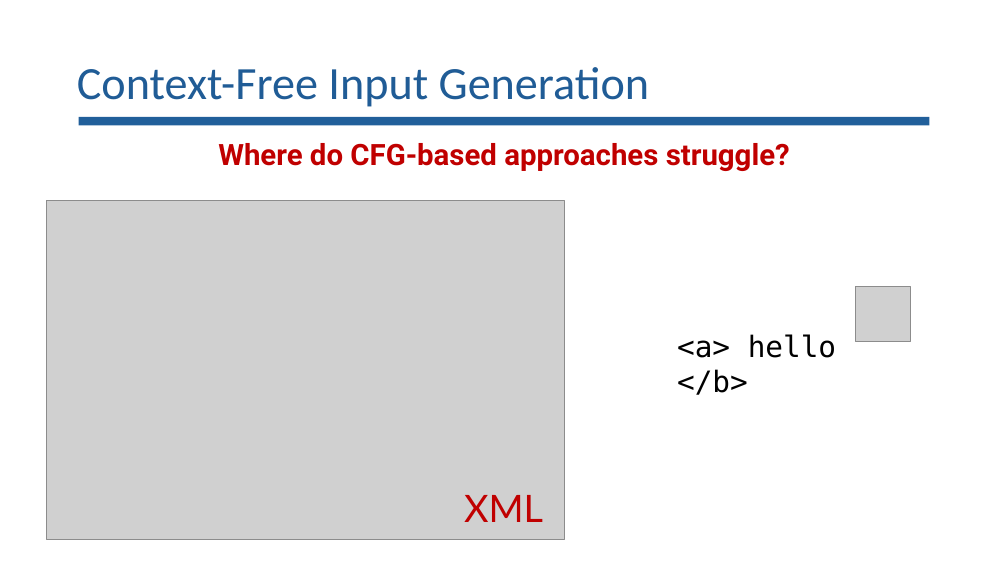
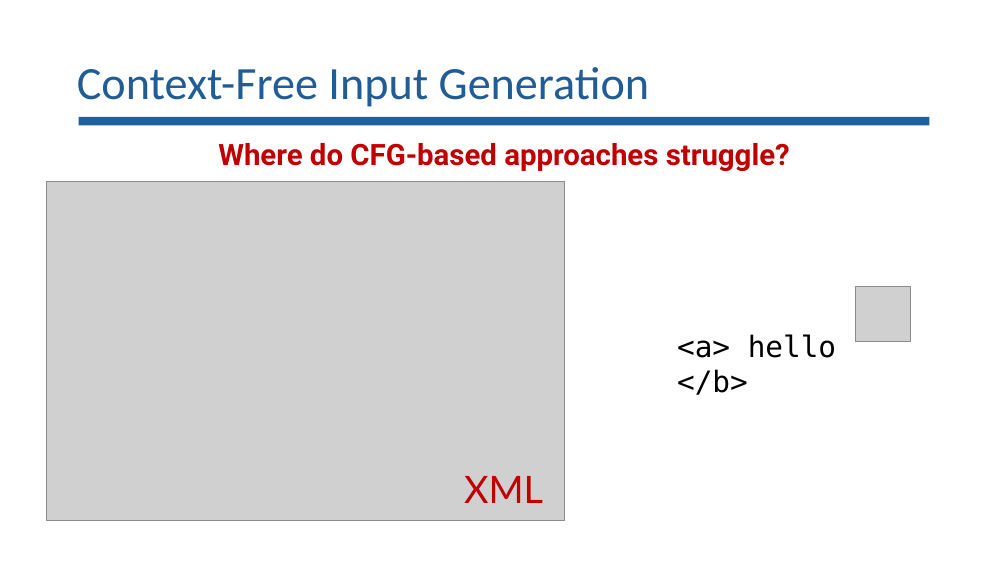
Before and after one commit to lorchrob/goblin_slides, a slide deck: slide 7 of goblin_slides.pptx. Drawn at 1008x567 pixels with LibreOffice and Linux fonts; fonts in the diff are those of the drawing; grey boxes stand for pictures. Boxes give left, top, right and bottom in pixels: in the first picture for what was removed or moved away, otherwise in the second. Text is boxed around its words. In the diff, an @@ line names an element or a change of style, - is before the commit and + after.

```diff
--- a/goblin_slides.pptx
+++ b/goblin_slides.pptx
@@ picture: place and size @@
-picture at [46,200,564,539]
+picture at [46,181,564,520]
@@ text "XML": place and size @@
-text "XML" at [464,495,543,522]
+text "XML" at [464,476,543,503]
```
Also in this commit, not shown: 10 other slides changed, 1 slide added.
